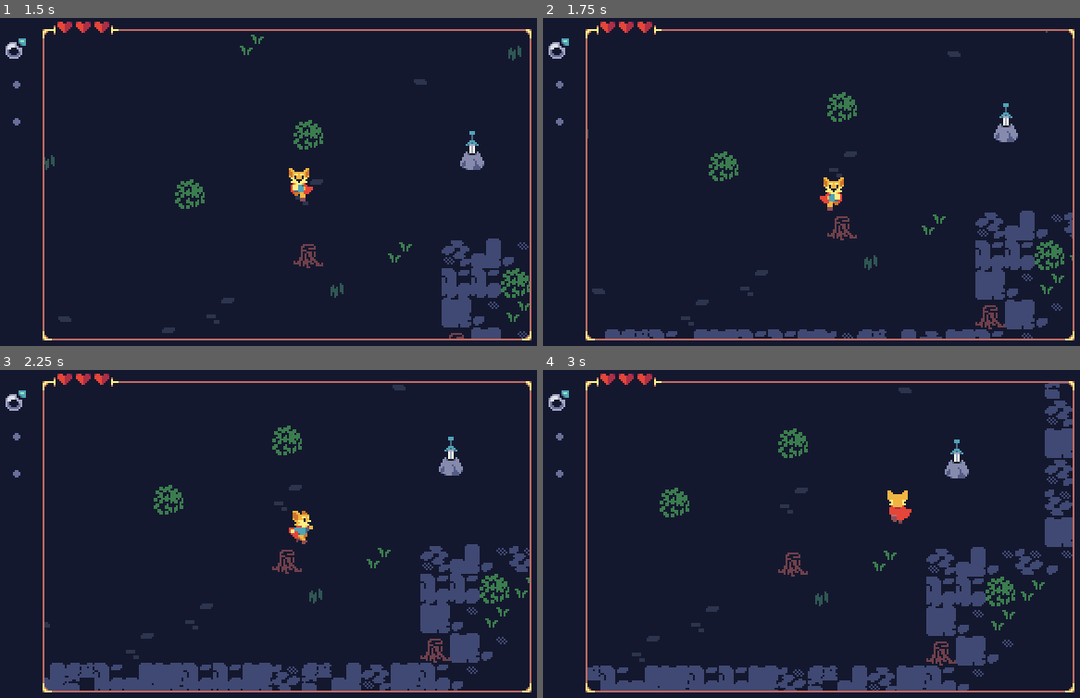
Above: before the commit, frames 1-4 (two rows, left to right).
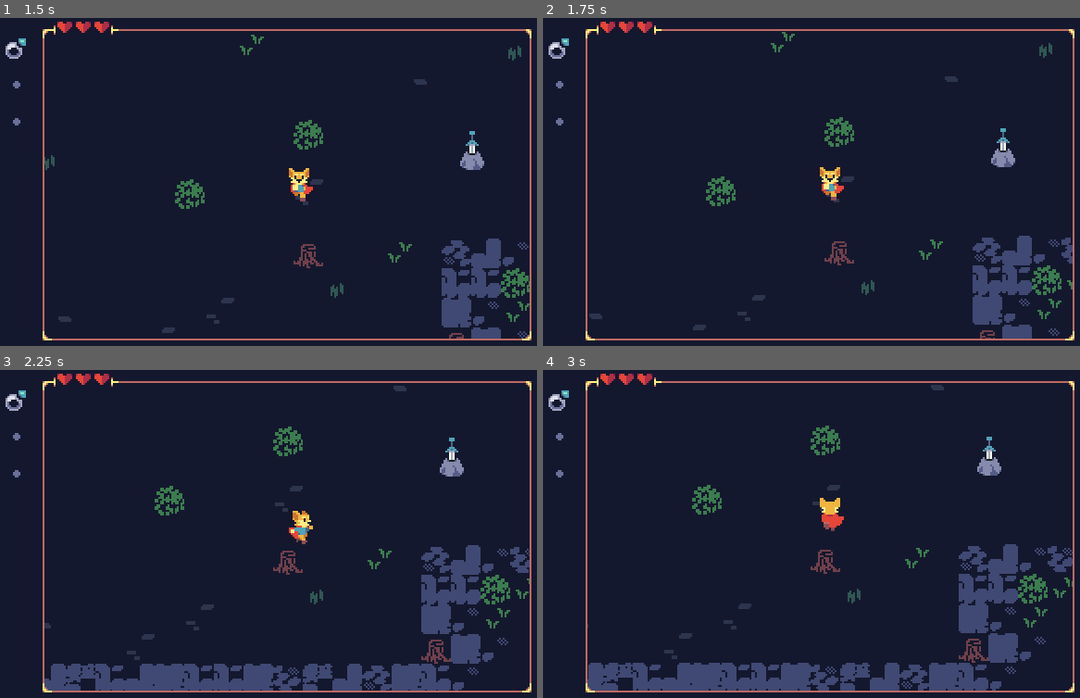
Above: after the commit, the same moments.

Repository: uheartbeast/retro-action-rpg
Game: Godot game, scene res://world.tscn
Two runs of this game, one before a commit and one after it. Both use one fixed random seed, a clock stepped at 60 frames per second and the inputs below.
Inputs (mouse positions are in pixels of both pictures, inside the frame that each line leads up to):
- Up to frame 1 (1.5 s): move the mouse to (418, 168) at 0.52 s; hold Right (move_right) 0.53-1.28 s; right-click (418, 168) at 0.6 s; click (418, 168) at 0.67 s; move the mouse to (166, 201) at 1.27 s; hold Down (move_down) from 1.28 s (still down); click (166, 201) at 1.35 s
- Up to frame 2 (1.75 s): keep holding Down (move_down); right-click (709, 201) at 1.55 s
- Up to frame 3 (2.25 s): move the mouse to (343, 461) at 2.02 s; release Down (move_down) at 2.03 s; hold Right (move_right) from 2.03 s (still down); hold Z (misc) from 2.03 s (still down); click (343, 461) at 2.17 s
- Up to frame 4 (3 s): right-click (886, 461) at 2.3 s; move the mouse to (800, 602) at 2.77 s; release Right (move_right) at 2.78 s; release Z (misc) at 2.78 s; hold Up (move_up) from 2.78 s (still down); right-click (800, 602) at 2.85 s; click (800, 602) at 2.92 s

Frame 1 is identical in both runs. In frame 2, 7.6% of the frame differs, in the area x 8-99%, y 3-98%; in frame 3, 2.6%; in frame 4, 12%.
Error after the commit: Invalid access to property or key 'inventory' on a base object of type 'Dictionary'. (res://world_systems/save_manager.gd:38)

Commit message:
120 - Loading the Game

Diff:
--- a/world.gd
+++ b/world.gd
@@ -13,6 +13,8 @@
 func _input(event: InputEvent) -> void:
 	if Input.is_action_just_pressed("left_mouse"):
 		SaveManager.save_game()
+	if Input.is_action_just_pressed("right_mouse"):
+		SaveManager.load_game()
 
 func set_level(level_scene_path: String) -> void:
 	current_level.queue_free()
--- a/world_systems/save_manager.gd
+++ b/world_systems/save_manager.gd
@@ -3,7 +3,7 @@
 const TEST_PATH: = "res://arpg_save.txt"
 const PRODUCTION_PATH: = "user://arpg_save.save"
 
-var save_path: = TEST_PATH
+var save_path: = PRODUCTION_PATH
 var save_data: = {}
 
 func save_game() -> void:
@@ -29,4 +29,27 @@
 	save_file.close()
 
 func load_game() -> void:
-	print("load game")
+	var save_file = FileAccess.open(save_path, FileAccess.READ)
+	if save_file is FileAccess:
+		save_data = JSON.parse_string(save_file.get_line())
+	else:
+		print("NO SAVE FILE!!!")
+
+	ReferenceStash.inventory = Inventory.new().deserialize(save_data.inventory)
+	ReferenceStash.hero_stats = Stats.new().deserialize(save_data.hero_stats)
+
+	var tree = get_tree() as SceneTree
+	var world = load("res://world.tscn").instantiate() as World
+	tree.current_scene.queue_free()
+	await tree.root.child_exiting_tree
+
+	tree.root.add_child.call_deferred(world)
+	await world.ready
+	tree.current_scene = world
+
+	world.set_level(save_data.level_path)
+	var hero = MainInstances.hero as Hero
+	hero.update_from_serialized_data(save_data.hero)
+
+	var actions_ui = MainInstances.actions_ui as ActionsUI
+	actions_ui.update_from_serialized_data(save_data.actions_ui)
Not shown, removed: arpg_save.txt
